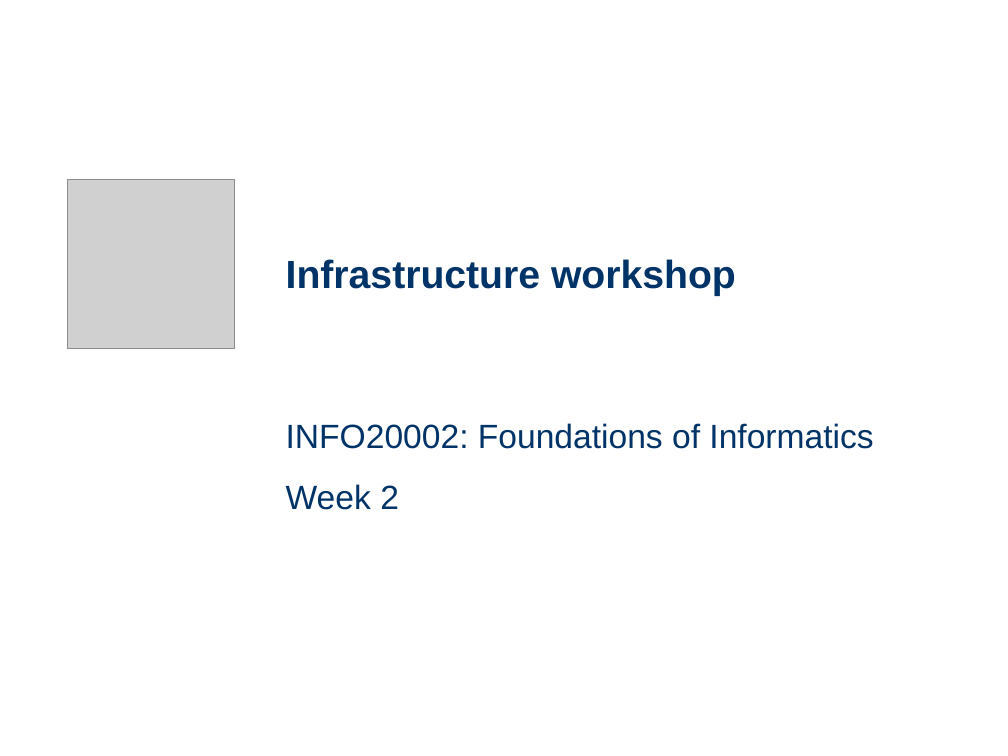
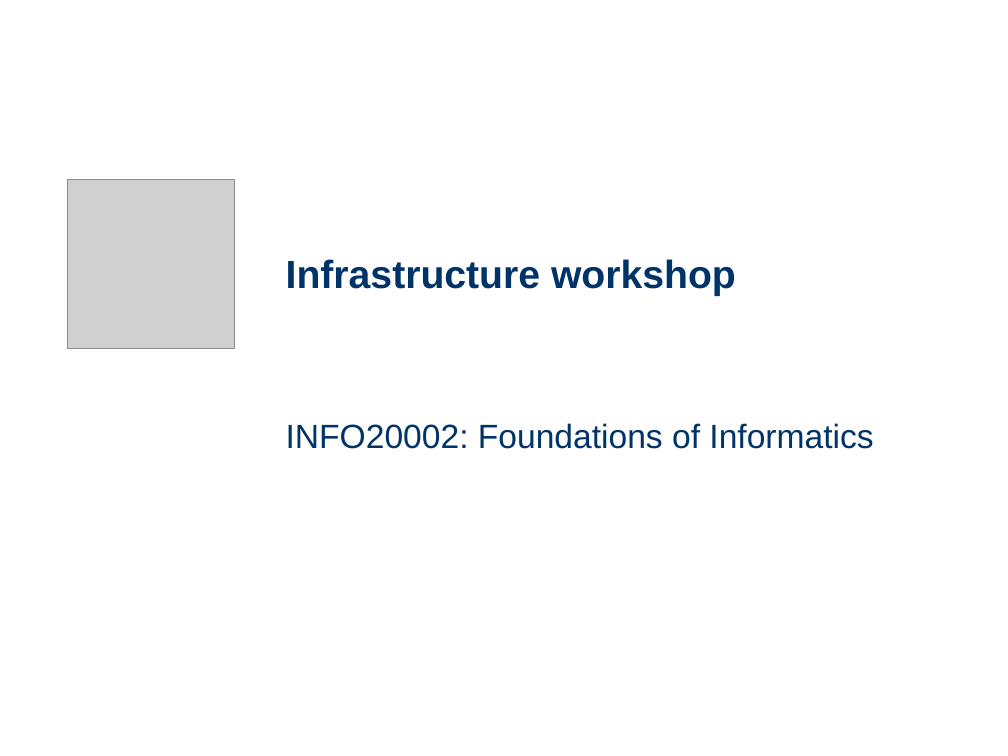
Before and after one commit to dreamind/ix, a slide deck: slide 1 of workshops/infrastructure/infrastructure.ppt. Drawn at 1008x756 pixels with LibreOffice and Linux fonts; fonts in the diff are those of the drawing; grey boxes stand for pictures. Boxes give left, top, right and bottom in pixels: in the first picture for what was removed or moved away, otherwise in the second. Text is boxed around its words. In the diff, an @@ line names an element or a change of style, - is before the commit and + after.

Commit message:
Update first lecture and first workshop

```diff
--- a/workshops/infrastructure/infrastructure.ppt
+++ b/workshops/infrastructure/infrastructure.ppt
@@ subtitle at box(286, 484, 399, 510): paragraph removed @@
-Week 2
```
Also in this commit, not shown: 4 other slides changed, 5 slides added, 10 slides removed, 9 other files.
